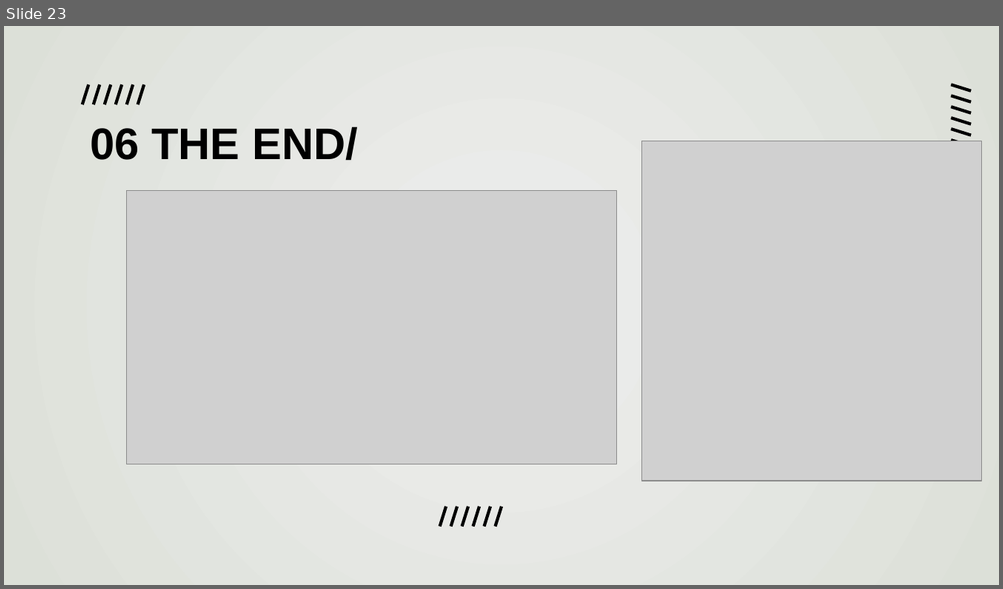
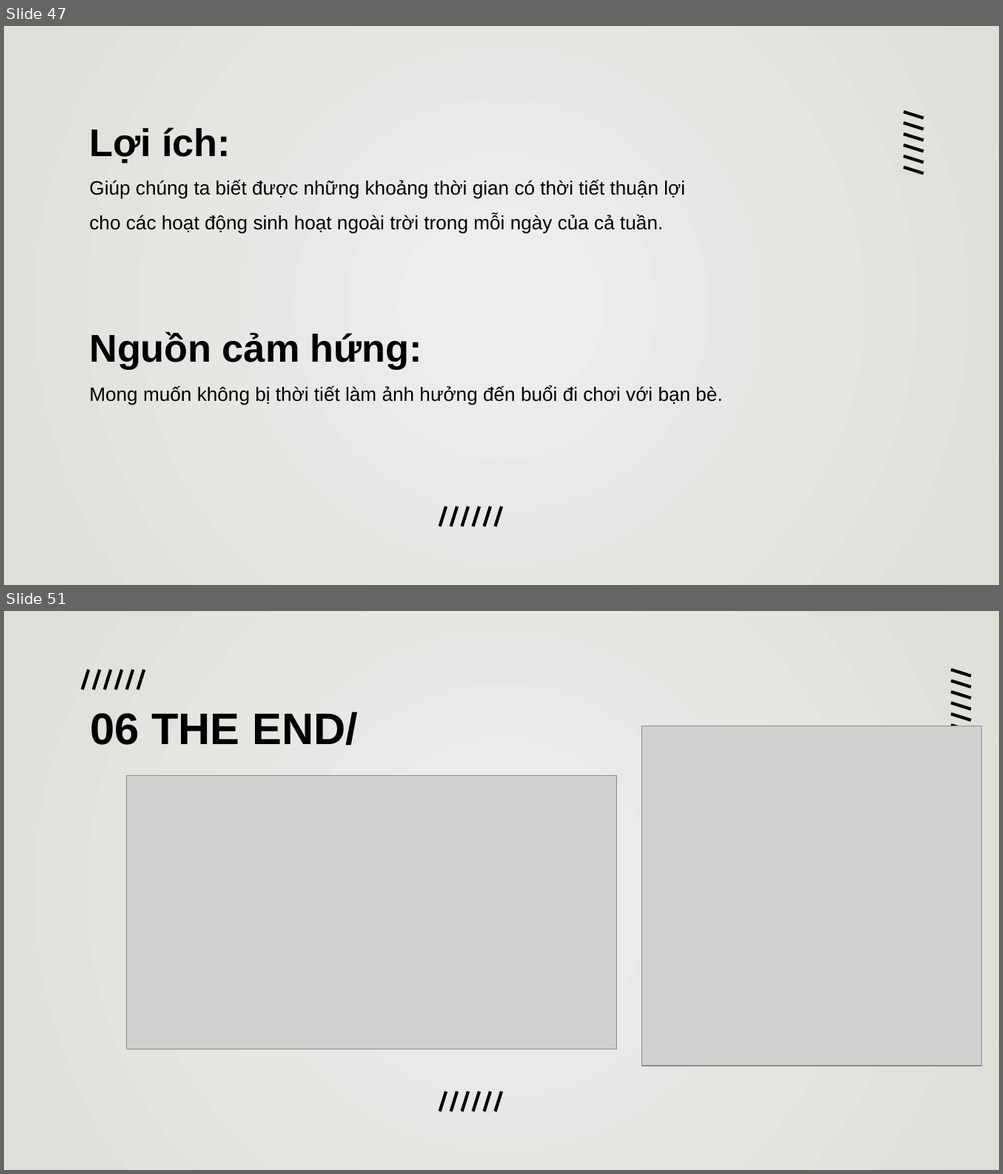
Before and after one commit to duongtanton/NP-KHDL-Gr9, a slide deck: group09.pptx. Shown one above the other, each under a label of ours: slide 23 before the commit, slides 47 and 51 after it; the slides between them are not shown. The pictures are 1003x589 and 1003x1174 pixels, drawn with LibreOffice and Linux fonts; fonts in the diff are those of the drawing; grey boxes stand for pictures. Boxes give left, top, right and bottom in pixels: in the first picture for what was removed or moved away, otherwise in the second. Text is boxed around its words. In the diff, an @@ line names an element or a change of style, - is before the commit and + after.

```diff
--- a/group09.pptx
+++ b/group09.pptx
@@ slide 47 added at box(4, 26, 999, 585), background gradient #EEEEEE to #DCE0D8 @@
@@ text added at box(89, 127, 685, 234), 14 pt, text #000000 @@
+Lợi ích:
+Giúp chúng ta biết được những khoảng thời gian có thời tiết thuận lợi
+cho các hoạt động sinh hoạt ngoài trời trong mỗi ngày của cả tuần.
@@ group added at box(903, 112, 923, 173): 6 lines @@
@@ text added at box(89, 332, 722, 406), 14 pt, text #000000 @@
+Nguồn cảm hứng:
+Mong muốn không bị thời tiết làm ảnh hưởng đến buổi đi chơi với bạn bè.
@@ group added at box(440, 506, 501, 526): 6 lines @@
@@ what was slide 23 is now slide 51 @@
```
Also in this commit, not shown: 4 slides changed, 27 other slides added.
